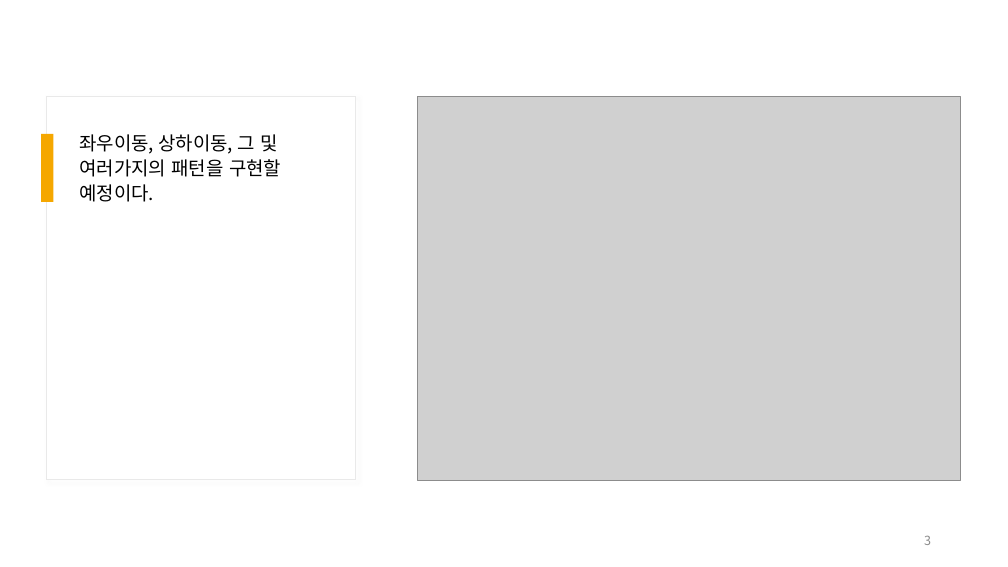
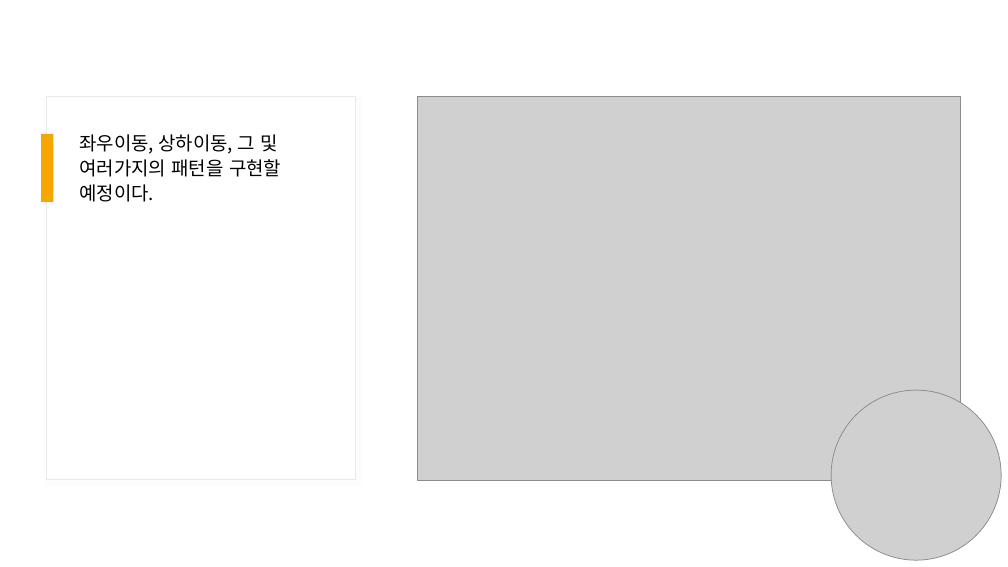
Before and after one commit to imnamejm/PROJECT, a slide deck: slide 3 of BASKET BALL KING.pptx. Drawn at 1008x567 pixels with LibreOffice and Linux fonts; fonts in the diff are those of the drawing; grey boxes stand for pictures. Boxes give left, top, right and bottom in pixels: in the first picture for what was removed or moved away, otherwise in the second. Text is boxed around its words. In the diff, an @@ line names an element or a change of style, - is before the commit and + after.

```diff
--- a/BASKET BALL KING.pptx
+++ b/BASKET BALL KING.pptx
@@ picture added at bbox=[831, 390, 1001, 560] @@
@@ page number removed at bbox=[924, 536, 931, 545] @@
-3
```
Also in this commit, not shown: 3 other slides changed, 1 other file.
